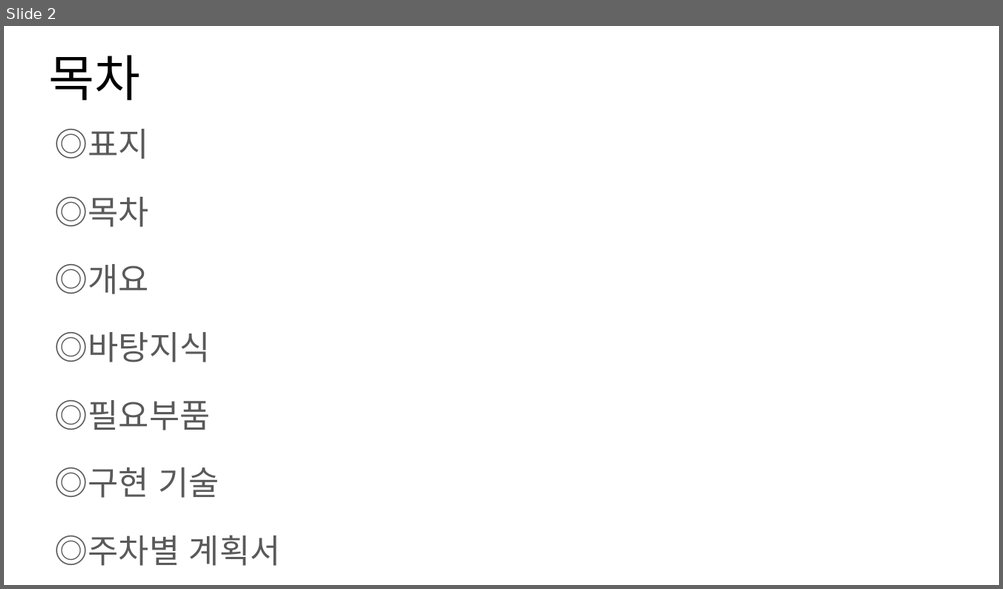
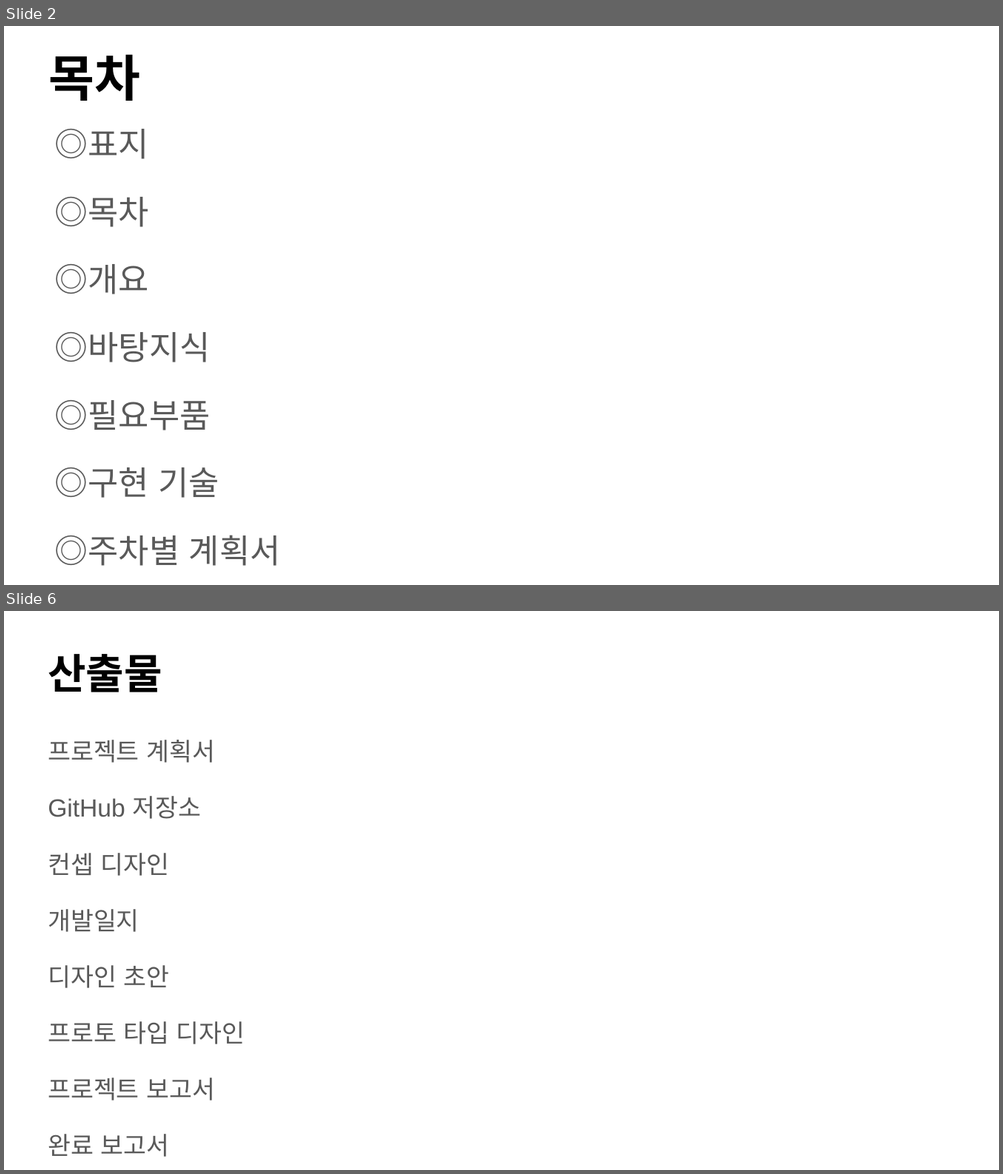
Before and after one commit to superpeter1231004/TEdI_ArduinoPiano, a slide deck: report/2017_Iot_A_LSY_01_프로젝트계획서_V01.pptx. Shown one above the other, each under a label of ours: slide 2 before the commit, slides 2 and 6 after it; the slides between them are not shown. The pictures are 1003x589 and 1003x1174 pixels, drawn with LibreOffice and Linux fonts; fonts in the diff are those of the drawing. Boxes give left, top, right and bottom in pixels: in the first picture for what was removed or moved away, otherwise in the second. Text is boxed around its words. In the diff, an @@ line names an element or a change of style, - is before the commit and + after.

```diff
--- a/report/2017_Iot_A_LSY_01_프로젝트계획서_V01.pptx
+++ b/report/2017_Iot_A_LSY_01_프로젝트계획서_V01.pptx
@@ slide 6 added at (x1=4, y1=611, x2=999, y2=1170), background #FFFFFF @@
@@ title added at (x1=48, y1=654, x2=162, y2=692), 30 pt, text #000000, bold @@
+산출물
@@ text added at (x1=48, y1=740, x2=245, y2=1157), 18 pt, text #595959 @@
+프로젝트 계획서
+GitHub 저장소
+컨셉 디자인
+개발일지
+디자인 초안
+프로토 타입 디자인
+프로젝트 보고서
+완료 보고서
@@ slide 2 changed as well @@
@@ title "목차" at (x1=49, y1=54, x2=141, y2=101): bold on @@
```
Also in this commit, not shown: 1 other slide changed, 4 other slides added.
